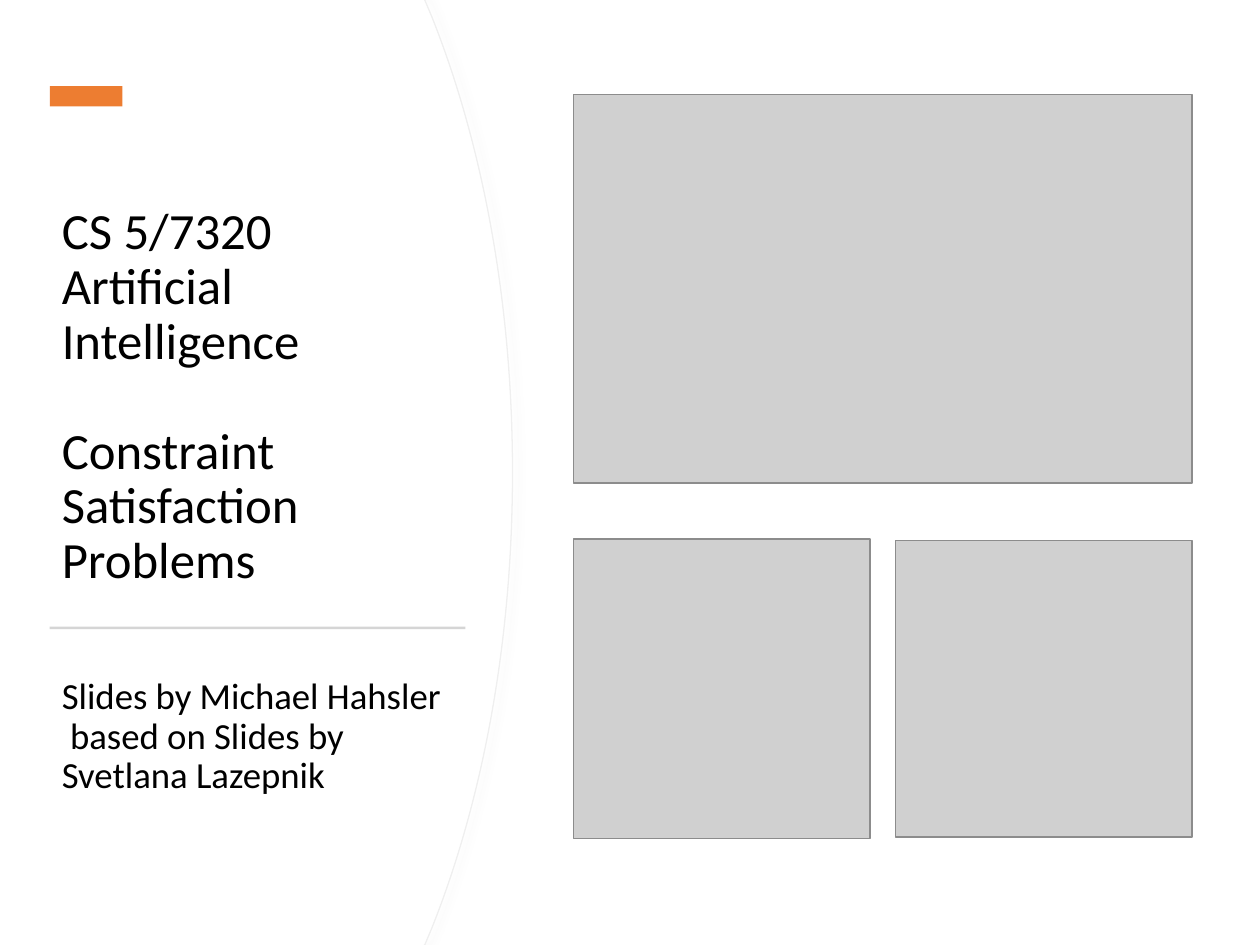
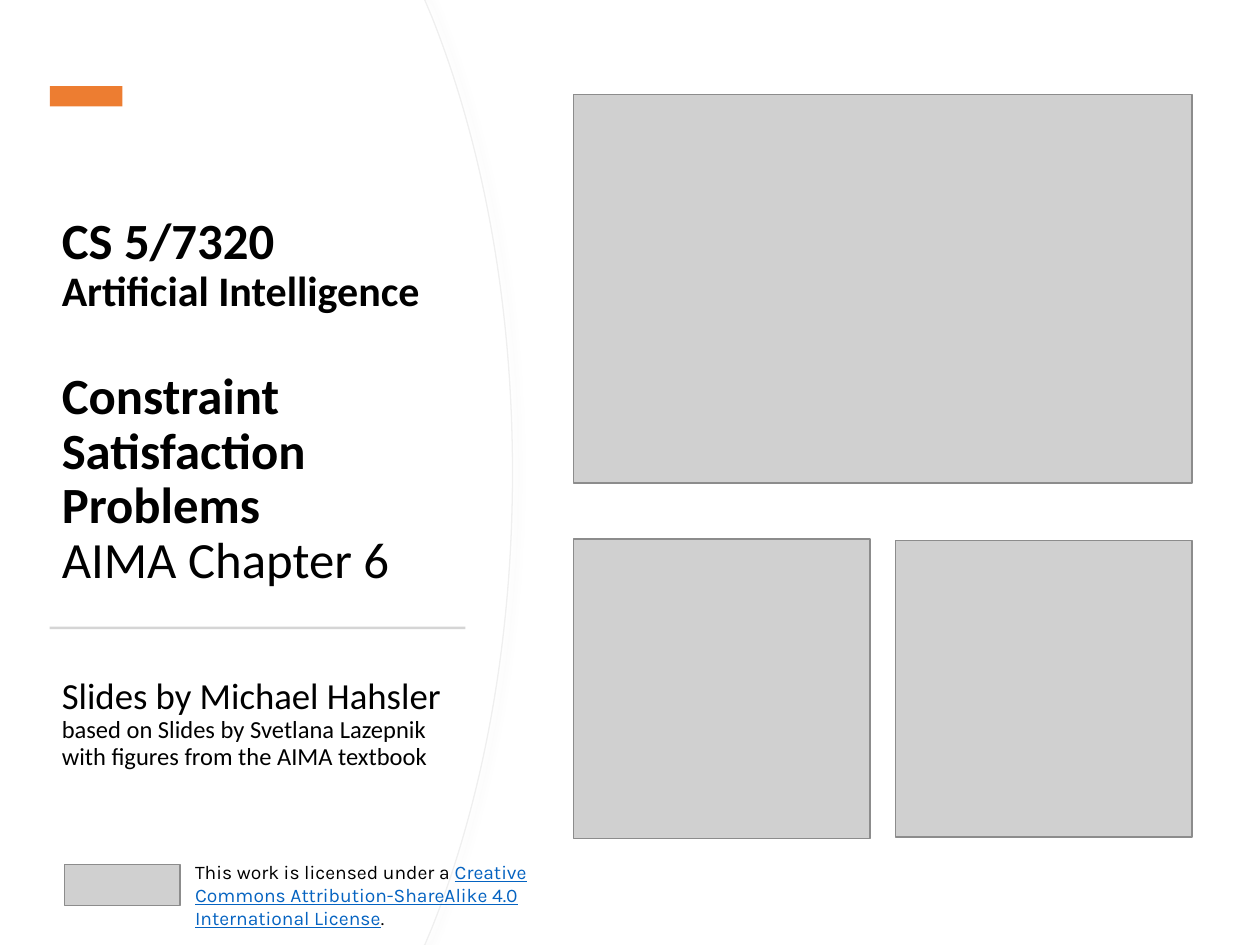
Before and after one commit to mhahsler/CS7320-AI, a slide deck: slide 1 of slides/06_CSP.pptx. Drawn at 1260x945 pixels with LibreOffice and Linux fonts; fonts in the diff are those of the drawing; grey boxes stand for pictures. Boxes give left, top, right and bottom in pixels: in the first picture for what was removed or moved away, otherwise in the second. Text is boxed around its words. In the diff, an @@ line names an element or a change of style, - is before the commit and + after.

Commit message:
updated title slide.

```diff
--- a/slides/06_CSP.pptx
+++ b/slides/06_CSP.pptx
@@ title at (62, 223, 419, 587): text changed; bold on @@
-CS 5/7320 Artificial Intelligence
-Constraint Satisfaction Problems
+CS 5/7320
+Artificial Intelligence
+Constraint Satisfaction Problems
+AIMA Chapter 6
@@ subtitle at (62, 683, 441, 770): text changed; size 21 to 14 pt @@
-Slides by Michael Hahsler
-based on Slides by Svetlana Lazepnik
+Slides by Michael Hahsler
+based on Slides by Svetlana Lazepnik
+with figures from the AIMA textbook
@@ picture added at (64, 864, 180, 905) @@
@@ text added at (195, 865, 527, 928), 11 pt, text #0563C1, underline @@
+This work is licensed under a Creative Commons Attribution-ShareAlike 4.0 International License.
```
Also in this commit, not shown: 18 other files.
